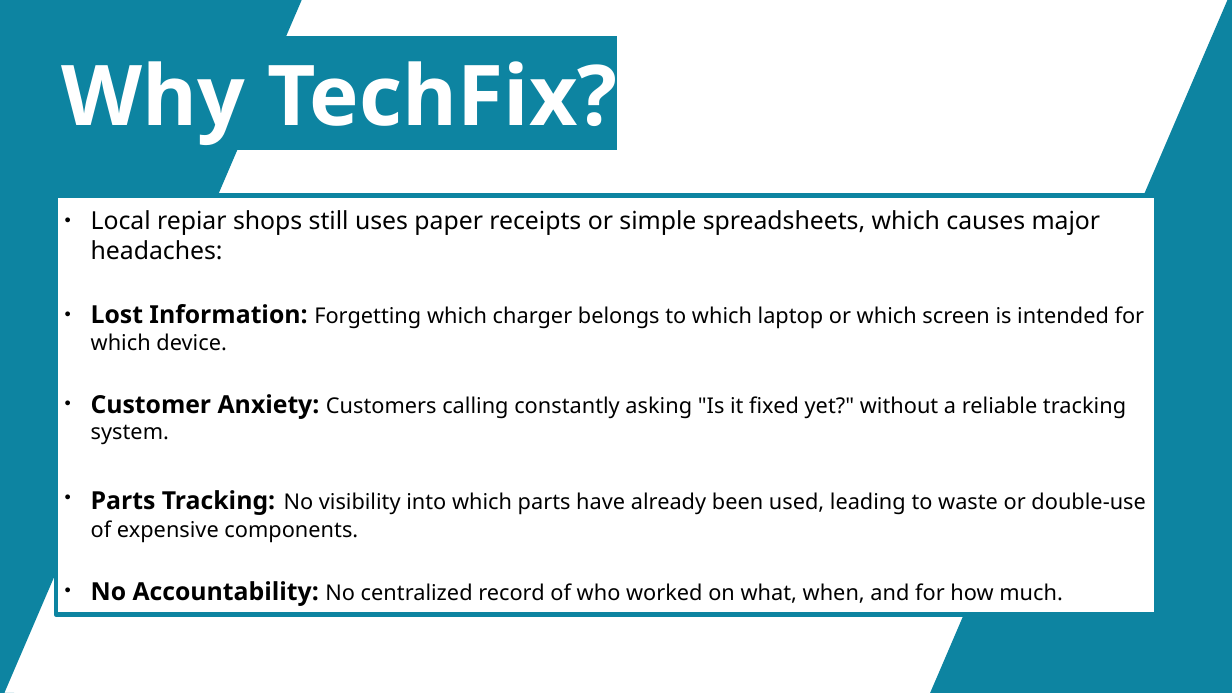
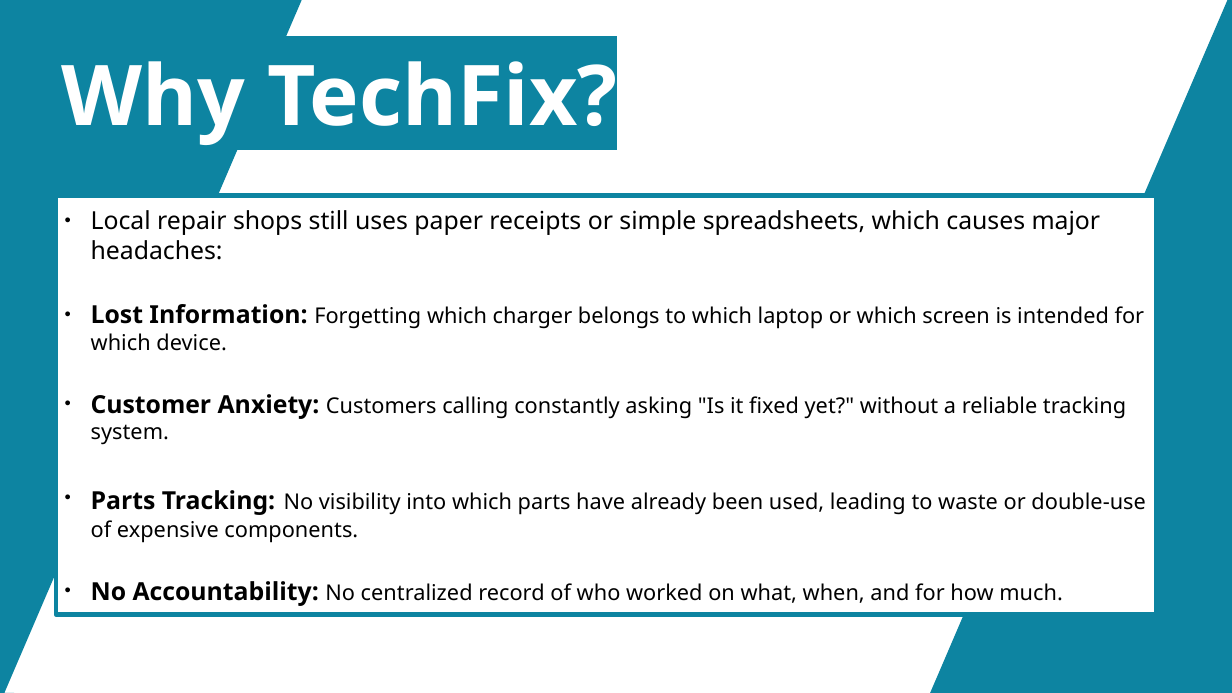
Before and after one commit to AlphaBeast97/DBMS-Flutter-Porject, a slide deck: slide 6 of proposal.odp. Drawn at 1232x693 pixels with LibreOffice and Linux fonts; fonts in the diff are those of the drawing. Boxes give left, top, right and bottom in pixels: in the first picture for what was removed or moved away, otherwise in the second. Text is boxed around its words. In the diff, an @@ line names an element or a change of style, - is before the commit and + after.

```diff
--- a/proposal.odp
+++ b/proposal.odp
@@ text in rectangle at [91,210,1101,260]: text changed @@
-● Local repiar shops still uses paper receipts or simple spreadsheets, which causes major headaches:
+● Local repair shops still uses paper receipts or simple spreadsheets, which causes major headaches:
```
Also in this commit, not shown: 2 other slides changed, 6 slides added, 3 slides removed, 4 other files.
